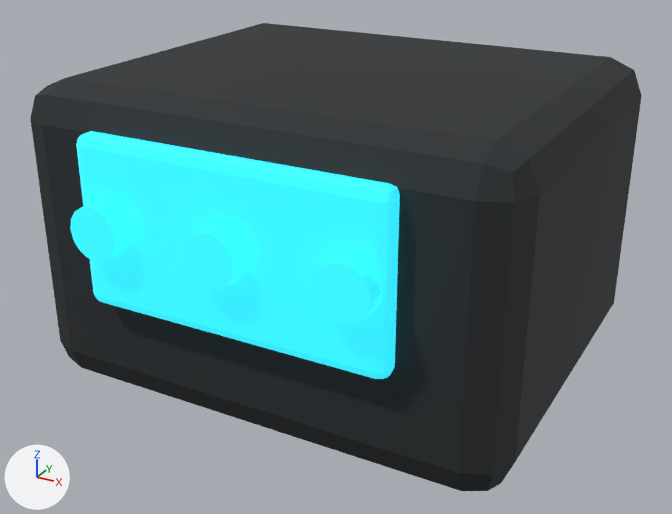
The glTF model assets/models/items/item-ai-limiter/item-ai-limiter_variant_d.glb: old version first, new version second.
Both versions are drawn from a camera (50 mm lens) standing at (0.414, -0.783, 0.641) and looking at (-0.011, -0.009, 0.254). The axes (+X, +Y, +Z) are drawn at lower left. The lights are the same throughout. The first picture is the older version. Objects named as collision shapes, trigger or cutter boxes, shadow casters or lower levels of detail are left out. Where no turn or scale is listed for an object, it has been applied to the vertices. Vertices at exactly the same position are counted once.

The first picture shows 'Component faceplate', 'Component housing', 'Face indicator', 'Face indicator.001', 'Face indicator.002'.
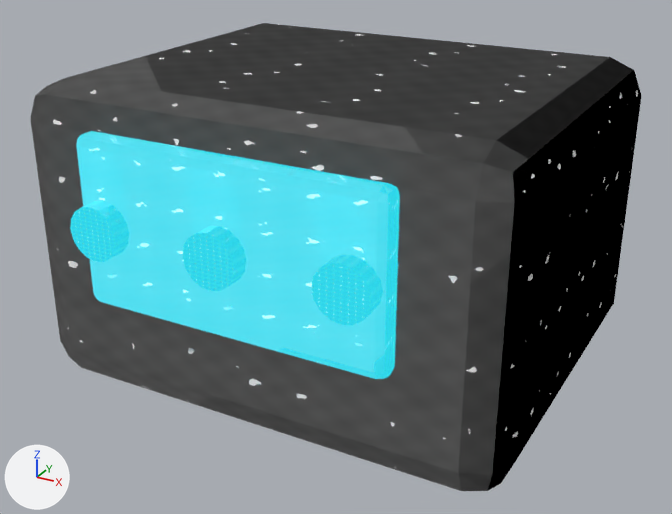
The newer file is also turned or shifted as a whole; pictures and numbers use the older file's frame.

What differs and where, as boxes (x1, y1, x2, y2) in the pictures (672 x 514 px):
'Component housing', surface changed: (30, 24, 641, 491) in both
'Component faceplate', surface changed: (76, 131, 400, 379) in both
'Face indicator', surface changed, moved: before (70, 201, 129, 262); after (312, 255, 383, 325)
'Face indicator.002', surface changed: (70, 201, 383, 325) in both
'Face indicator.001', surface changed: (182, 226, 246, 291) in both

Diff of the bpy script that builds the scene:
```diff
--- a/assets/models/items/item-ai-limiter/item-ai-limiter_variant_d.glb.py
+++ b/assets/models/items/item-ai-limiter/item-ai-limiter_variant_d.glb.py
@@ img_glass_albedo @@
+img_glass_albedo = load_image('glass_albedo', '_unpacked/glass_albedo', 256, 256, 'sRGB')
@@ img_glass_height @@
+img_glass_height = load_image('glass_height', '_unpacked/glass_height', 256, 256, 'Non-Color')
@@ img_glass_roughness @@
+img_glass_roughness = load_image('glass_roughness', '_unpacked/glass_roughness', 256, 256, 'Non-Color')
@@ img_rubber_height @@
+img_rubber_height = load_image('rubber_height', '_unpacked/rubber_height', 256, 256, 'Non-Color')
@@ img_rubber_roughness @@
+img_rubber_roughness = load_image('rubber_roughness', '_unpacked/rubber_roughness', 256, 256, 'Non-Color')
@@ img_rubber_albedo @@
+img_rubber_albedo = load_image('rubber_albedo', '_unpacked/rubber_albedo', 256, 256, 'sRGB')
@@ mat_item_cyan_emission @@
 mat_item_cyan_emission = bpy.data.materials.new('Item cyan emission')
-# nodes: BsdfPrincipled, OutputMaterial
-# colours: cyan #27b8c8, cyan #2fd6e9
+# nodes: BsdfPrincipled, Math, NormalMap, OutputMaterial, SeparateColor, TexImage x3
+# colours: cyan #2fd6e9
+# uses the picture img_glass_albedo
+# uses the picture img_glass_height
+# uses the picture img_glass_roughness
@@ mat_item_rubber @@
 mat_item_rubber = bpy.data.materials.new('Item rubber')
-# nodes: BsdfPrincipled, OutputMaterial
-# colours: black #24292c
+# nodes: BsdfPrincipled, Math, NormalMap, OutputMaterial, SeparateColor, TexImage x3
+# uses the picture img_rubber_albedo
+# uses the picture img_rubber_height
+# uses the picture img_rubber_roughness
@@ mat_item_cyan_emission_001 @@
 mat_item_cyan_emission_001 = bpy.data.materials.new('Item cyan emission.001')
-# nodes: BsdfPrincipled, OutputMaterial
-# colours: cyan #27b8c8, cyan #2fd6e9
+# nodes: BsdfPrincipled, Math, NormalMap, OutputMaterial, SeparateColor, TexImage x3
+# colours: cyan #2fd6e9
+# uses the picture img_glass_albedo
+# uses the picture img_glass_height
+# uses the picture img_glass_roughness
@@ me_cylinder_121 @@
 # used by ob_face_indicator; location = (-0.12, -0.23, 0.34)
-me_cylinder_121.from_pydata(...)  # 32 vertices, 60 faces; spans x -0.025..0.025, y -0.01..0.01, z -0.025..0.025
+me_cylinder_121.from_pydata(...)  # 32 vertices, 60 faces; spans x 0.215..0.265, y -0.01..0.01, z -0.025..0.025
+# me_cylinder_121 part 1: the whole mesh is moved by (0.24, 0.0, 0.0)
 me_cylinder_121.materials.append(mat_item_cyan_emission_001)
```
